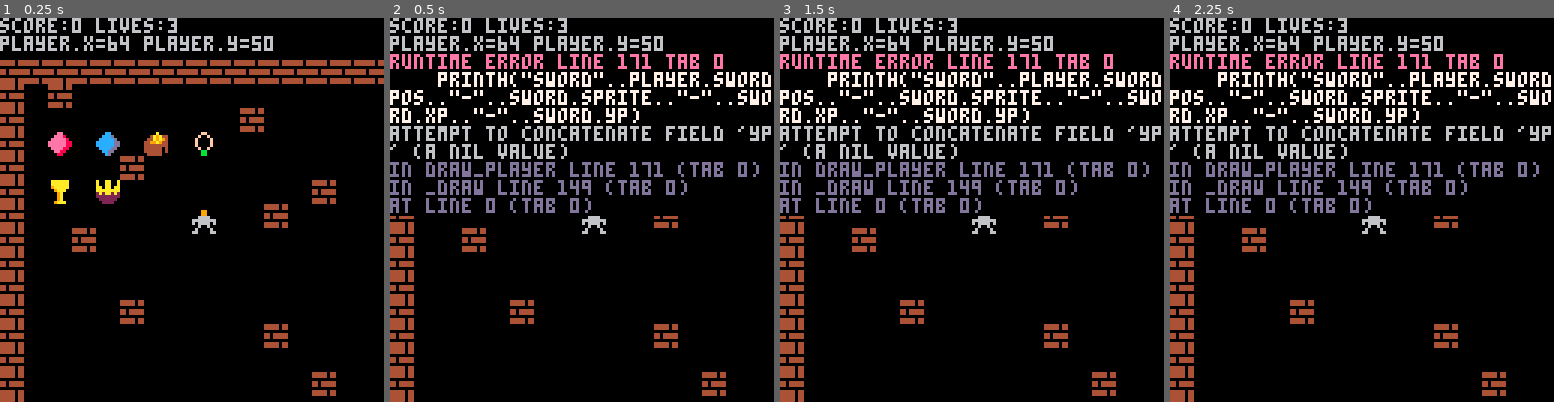
Above: before the commit, frames 1-4 (left to right).
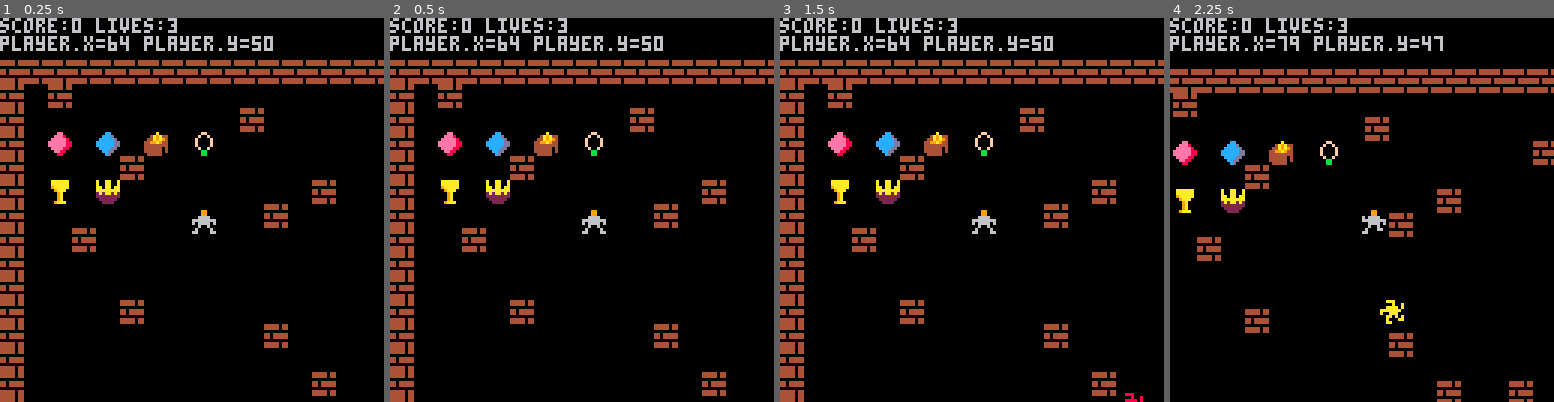
Above: after the commit, the same moments.

Repository: HNE74/pico8
Game: PICO-8 cartridge dtreasure/dtreasure.p8
The game is run twice, just before and just after one commit, with the same random seed, the same clock (stepped at 60 frames per second) and the same inputs.
Inputs:
- Up to frame 1 (0.25 s): no input
- Up to frame 2 (0.5 s): tap X (X key) at 0.33 s
- Up to frame 3 (1.5 s): tap O (Z key) at 0.7 s; tap X (X key) at 1.07 s
- Up to frame 4 (2.25 s): hold Right 1.6-2.1 s; tap O (Z key) at 1.7, 2.1 s; tap X (X key) at 1.85 s; hold Up from 2.15 s (still down)

Frame 1 is identical in both runs. In frame 2, 16% of the frame differs, in the area x 0-100%, y 9-52%; in frame 3, 16%; in frame 4, 20%, in the area x 0-100%, y 4-100%.
Error before the commit: runtime error line 171 tab 0; printh("sword"..player.swordpos.."-"..sword.sprite.."-"..sword.xp.."-"..sword.yp); attempt to concatenate field 'yp' (a nil value)

Commit message:
Added dragon hit

Diff:
--- a/dtreasure/dtreasure.p8
+++ b/dtreasure/dtreasure.p8
@@ -41,6 +41,7 @@
 
 function create_game()
   game={}
+  game.bgcolor=0
   game.score=0
   game.state=1
   game.lives=3
@@ -69,10 +70,13 @@
   player.fcount=0
   player.sword=nil
   player.swordpos=0
+  player.sowrdrawn=false
 end
 
 function create_sword(pos)
   sword={}
+  sword.h=8
+  sword.w=8
   if pos==1 then
     sword.xp=player.xp+player.w
     sword.yp=player.yp
@@ -117,6 +121,7 @@
   dragon.fire={}
   dragon.fireprob=100
   dragon.firemax=3
+  dragon.hits=0
 end
 
 function create_dragon_fire()
@@ -155,7 +160,7 @@
 end
 
 function draw_header()
-  cls()
+  cls(game.bgcolor)
   camera(0,0)
   clip()
   print("score:"..game.score.." lives:"..game.lives)
@@ -171,7 +176,6 @@
   end
 
   if player.sword~=nil then
-    printh("sword"..player.swordpos.."-"..sword.sprite.."-"..sword.xp.."-"..sword.yp)
     spr(sword.sprite,sword.xp,sword.yp)
   end
 end
@@ -236,8 +240,8 @@
 end
 
 function _update()
+  game.bgcolor=0
   local xd=0;yd=0;
-  player.sword=nil
 
   local b0,b1,b2,b3=btn(0),btn(1),btn(2),btn(3)
   local b4,b5=btn(4),btn(5)
@@ -259,8 +263,15 @@
     player.swordpos=2
   end
 
-  if b5 then
+  if b5 and game.state==1 then
     player.sword=create_sword(player.swordpos)
+    if not player.sworddrawn then
+      check_dragon_hit()
+      player.sworddrawn=true
+    end
+  else
+    player.sworddrawn=false
+    player.sword=nil
   end
 
   if game.state==1 then
@@ -271,6 +282,16 @@
 
   update_dragon_fire()
 end
+
+function check_dragon_hit()
+  if player==nil or player.sword==nil or dragon==nil then
+  end
+  if intersect(player.sword,dragon) then
+    dragon.hits+=1
+    game.bgcolor=4
+  end
+end
+
 
 function update_dragon_fire()
   create_dragon_fire()
@@ -338,6 +359,14 @@
 end
 
 function intersect(obj1, obj2)
+  if obj1==nil or obj2==nil or
+     obj1.xp==nil or obj2.yp==nill or
+     obj1.yp==nil or obj2.yp==nil or
+     obj1.w==nil or obj2.w==nil or
+     obj1.h==nil or obj2.h== nil then
+    return false
+  end
+
   if obj1.yp>=obj2.yp+obj2.h then
     return false
   elseif obj1.yp+obj1.h<=obj2.yp then
